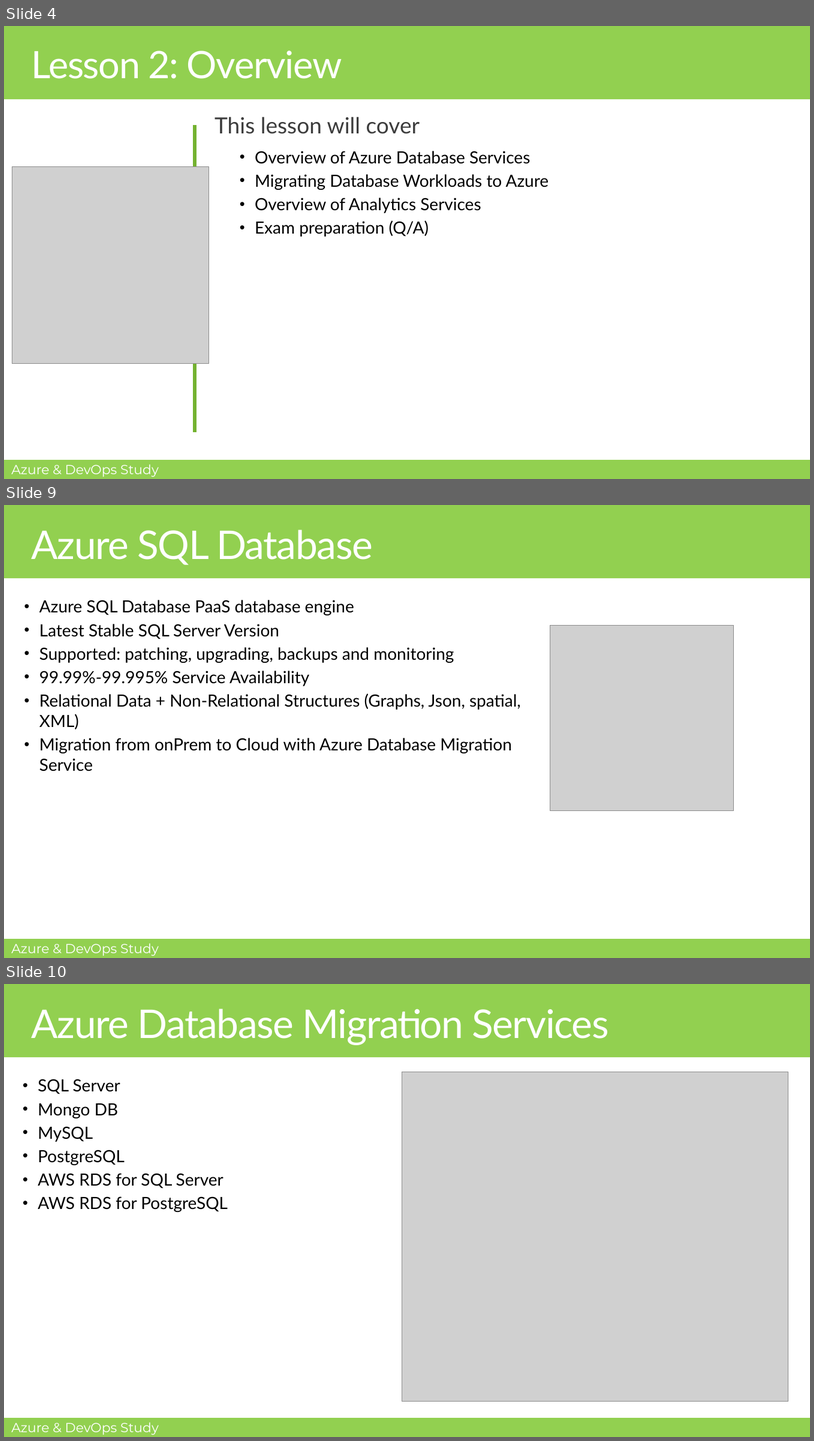
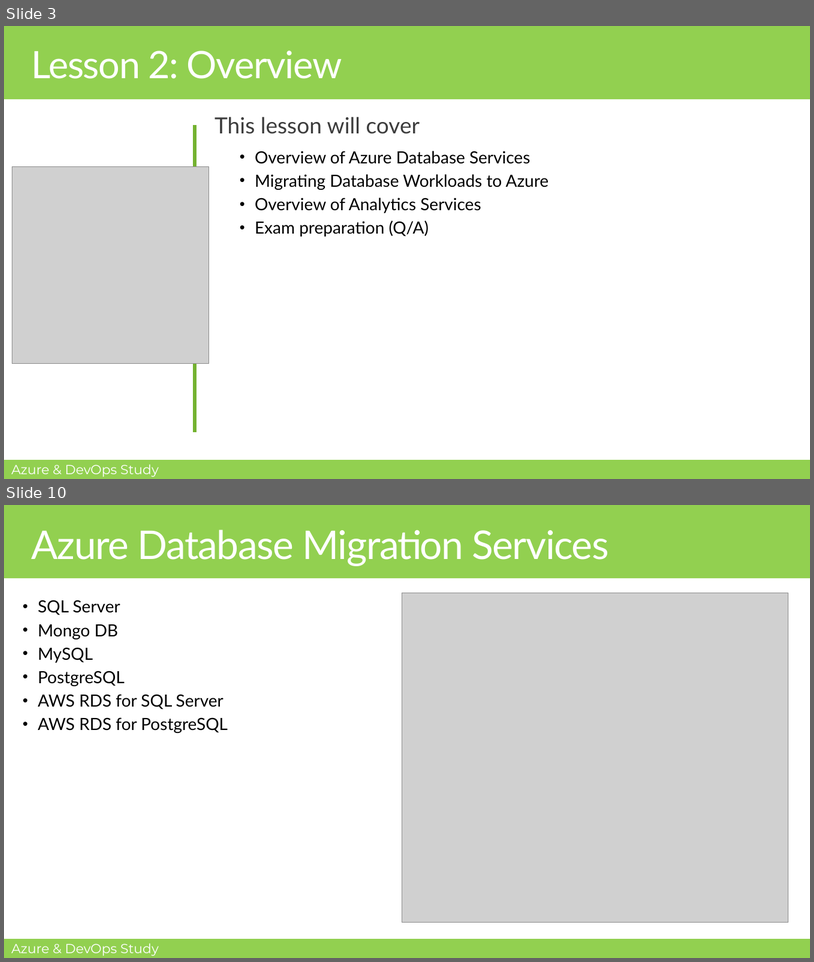
Before and after one commit to MohamedRadwan-DevOps/Azure-DevOps-Study-Group, a slide deck: AZ-900/Module-1/M1-L8-Overview of Azure Database and Analytics Services.pptx. Shown one above the other, each under a label of ours: slides 4, 9 and 10 before the commit, slides 3 and 10 after it; the slides between them are not shown. The pictures are 814x1441 and 814x962 pixels, drawn with LibreOffice and Linux fonts; fonts in the diff are those of the drawing; grey boxes stand for pictures; background and template pictures are left out. Boxes give left, top, right and bottom in pixels: in the first picture for what was removed or moved away, otherwise in the second. Text is boxed around its words. In the diff, an @@ line names an element or a change of style, - is before the commit and + after.

```diff
--- a/AZ-900/Module-1/M1-L8-Overview of Azure Database and Analytics Services.pptx
+++ b/AZ-900/Module-1/M1-L8-Overview of Azure Database and Analytics Services.pptx
@@ slide 9 removed at bbox=[4, 505, 810, 958], background #FFFFFF; not listed: 3 template elements that a slide beside it also shows @@
@@ title removed at bbox=[31, 530, 373, 565] @@
-Azure SQL Database
@@ text removed at bbox=[39, 600, 521, 771] @@
-• Azure SQL Database PaaS database engine
-• Latest Stable SQL Server Version
-• Supported: patching, upgrading, backups and monitoring
-• 99.99%-99.995% Service Availability
-• Relational Data + Non-Relational Structures (Graphs, Json, spatial, XML)
-• Migration from onPrem to Cloud with Azure Database Migration Service
@@ picture removed at bbox=[551, 626, 734, 810] @@
@@ what was slide 4 is now slide 3 @@
```
Also in this commit, not shown: 3 slides changed, 2 slides added, 5 other slides removed.
